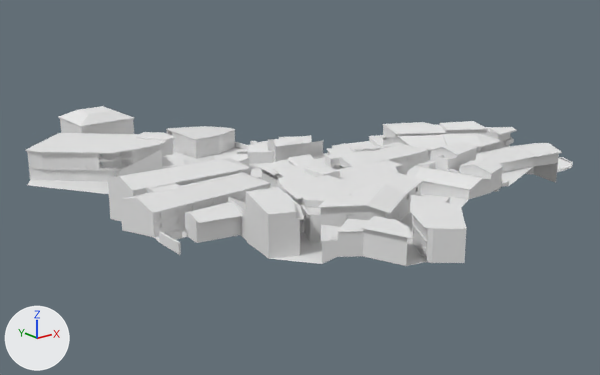
What one commit did to the Blender file Maps/Sardinia/Blender/Sardinia_Master.blend.
Both versions are drawn from a 50 mm lens placed at (-221.0, -272.0, 101.0), pointed at (8.0, 13.0, -13.0). The lights are fixed; the arrows at lower left show +X, +Y and +Z.

In view in the first picture: 'Building8a', 'Building8b', 'Ground'.
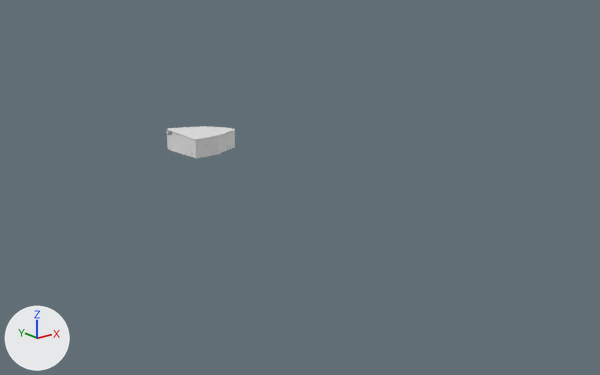
Location of each change, (x1, y1, x2, y2) in pixels of the pictures (600 x 375 px; the box of a moved part takes in the faces that stretch with it):
'Ground', hidden: before (25, 106, 573, 266)
part 1 of me_building8b, moved or reshaped (not visible before): after (171, 132, 233, 151)
part 2 of me_building8a, moved or reshaped: before (172, 131, 235, 158); after (167, 131, 235, 158)

What changed in the scene script:
```text
Change me_building8b:
    used by ob_building8b; location = (0.0, 0.0, 0.0); rotation_euler = (1.571, 0.0, 0.0), in degrees (90, 0, 0)
    remove me_building8b.from_pydata(...)  # 782 vertices, 570 faces; spans x -12.6..12.4, y -8.9..1.5, z -98.2..-69.1
    add me_building8b.from_pydata(...)  # 850 vertices, 587 faces; spans x -12.6..12.4, y -8.9..1.5, z -98.2..-69.1
    me_building8b part 1
    148 faces are deleted
    1 vertex moves within x -6.4, y -1.4, z -69.5
    34 vertices are added at x -12.4..12.4, y -4.4..-0.2, z -94.2..-70.1
    18 new vertices lie (0.0, 2.5, 0.0) away from vertices in x -12.4..12.4, y -4.4, z -94.2..-70.1
    16 new vertices lie (0.0, 1.5, 0.0) away from vertices in x -12.4..12.4, y -0.2, z -86.6..-70.1
    165 new faces join them
Change me_building8a:
    used by ob_building8a; location = (0.0, 0.0, 0.0); rotation_euler = (1.571, 0.0, 0.0), in degrees (90, 0, 0)
    remove me_building8a.from_pydata(...)  # 380 vertices, 287 faces; spans x -12.9..14.7, y -8.9..2.1, z -98.4..-69.7
    add me_building8a.from_pydata(...)  # 466 vertices, 295 faces; spans x -12.9..14.7, y -8.9..2.1, z -98.4..-69.7
    me_building8a part 2
    18 faces are deleted
    27 vertices are added at x -12.4..12.4, y -3.2..1.3, z -94.2..-70.1
    18 new vertices lie (0.0, -1.2, 0.0) away from vertices in x -12.4..12.4, y -3.2, z -94.2..-70.1
    18 new vertices lie (0.0, 1.3, 0.0) away from vertices in x -12.4..12.4, y -3.2, z -94.2..-70.1
    6 new vertices lie (0.0, 1.7, 0.0) away from vertices in x -12.4..12.4, y -1.9, z -85.3..-70.7
    6 new vertices lie (0.0, 1.5, 0.0) away from vertices in x -12.4..12.4, y -0.2, z -85.3..-70.7
    6 new vertices lie (0.0, 0.0, -1.3) away from vertices in x -12.4, y -0.2..1.3, z -85.3..-73.2
    5 new vertices lie (0.0, 1.5, 0.0) away from vertices in x -10.1..1.6, y -0.2, z -70.3..-70.1
    26 new faces join them
Change ob_ground:
    add ob_ground.hide_viewport = True
```
